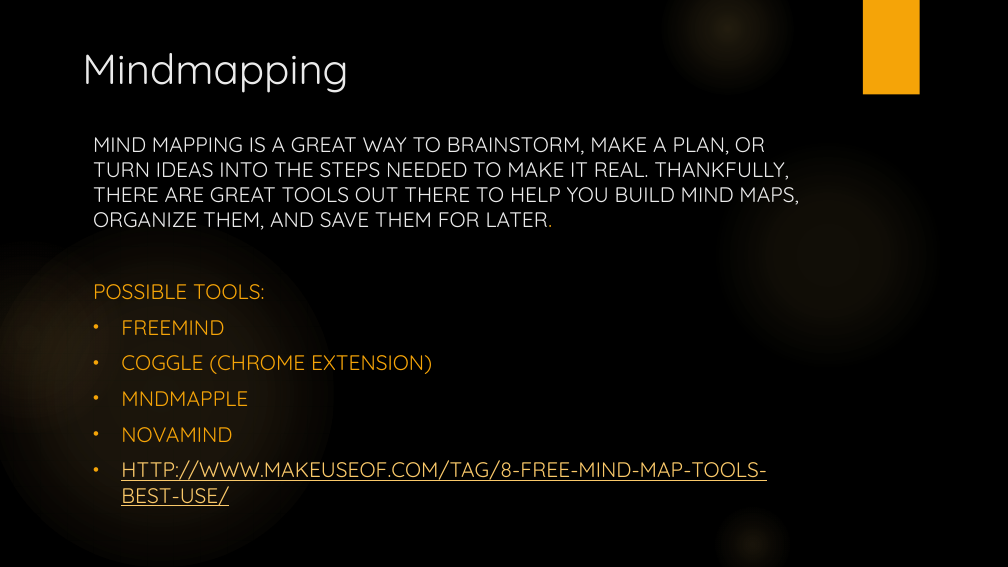
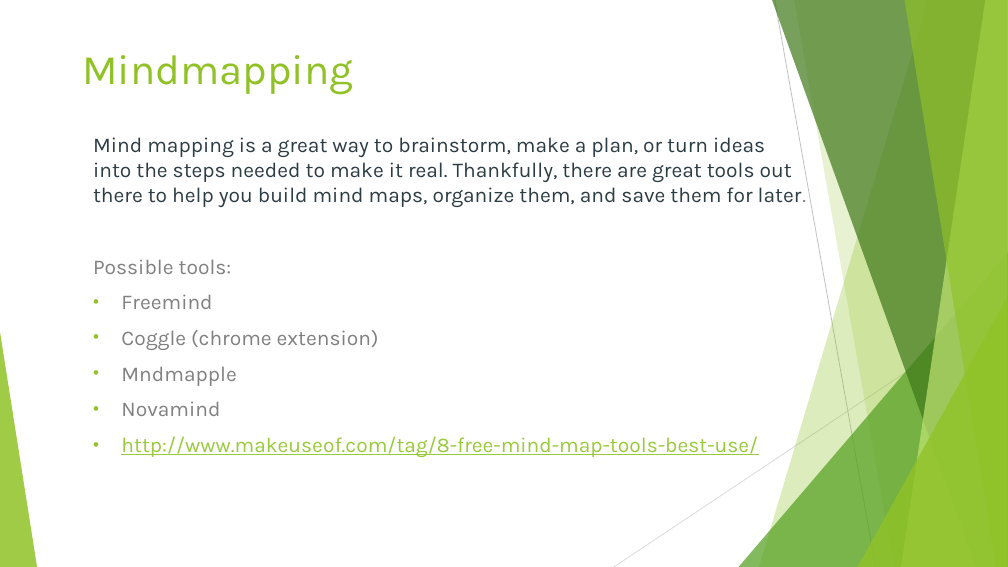
Before and after one commit to sd110/QP, a slide deck: slide 12 of QP Week 1.pptx. Drawn at 1008x567 pixels with LibreOffice and Linux fonts; fonts in the diff are those of the drawing; background and template pictures are left out. Boxes give left, top, right and bottom in pixels: in the first picture for what was removed or moved away, otherwise in the second. Text is boxed around its words. In the diff, an @@ line names an element or a change of style, - is before the commit and + after.

```diff
--- a/QP Week 1.pptx
+++ b/QP Week 1.pptx
@@ background picture (left out) to #FFFFFF @@
@@ title "Mindmapping" at (82,55,353,95): font Quicksand to Karla, text colour #EBEBEB to #90C226 @@
@@ ellipse removed at (662,0,794,95) @@
@@ rectangle removed at (863,0,920,95) @@
@@ text at (93,137,807,457): text changed; font Quicksand to Karla; text colour #EBEBEB to #2C3C43 @@
-MIND MAPPING IS A GREAT WAY TO BRAINSTORM, MAKE A PLAN, OR TURN IDEAS INTO THE STEPS NEEDED TO MAKE IT REAL. THANKFULLY, THERE ARE GREAT TOOLS OUT THERE TO HELP YOU BUILD MIND MAPS, ORGANIZE THEM, AND SAVE THEM FOR LATER.
-POSSIBLE TOOLS:
-• FREEMIND
-• COGGLE (CHROME EXTENSION)
-• MNDMAPPLE
-• NOVAMIND
-• HTTP://WWW.MAKEUSEOF.COM/TAG/8-FREE-MIND-MAP-TOOLS-BEST-USE/
+Mind mapping is a great way to brainstorm, make a plan, or turn ideas into the steps needed to make it real. Thankfully, there are great tools out there to help you build mind maps, organize them, and save them for later.
+Possible tools:
+• Freemind
+• Coggle (chrome extension)
+• Mndmapple
+• Novamind
+• http://www.makeuseof.com/tag/8-free-mind-map-tools-best-use/
@@ ellipse removed at (712,138,944,371) @@
@@ ellipse removed at (0,221,333,567) @@
@@ ellipse removed at (0,240,126,435) @@
@@ group added at (0,0,1008,567): 5 freeform shapes, 3 triangles, 2 lines @@
@@ ellipse removed at (712,504,793,567) @@
```
Also in this commit, not shown: 13 other slides changed, 1 other file.
